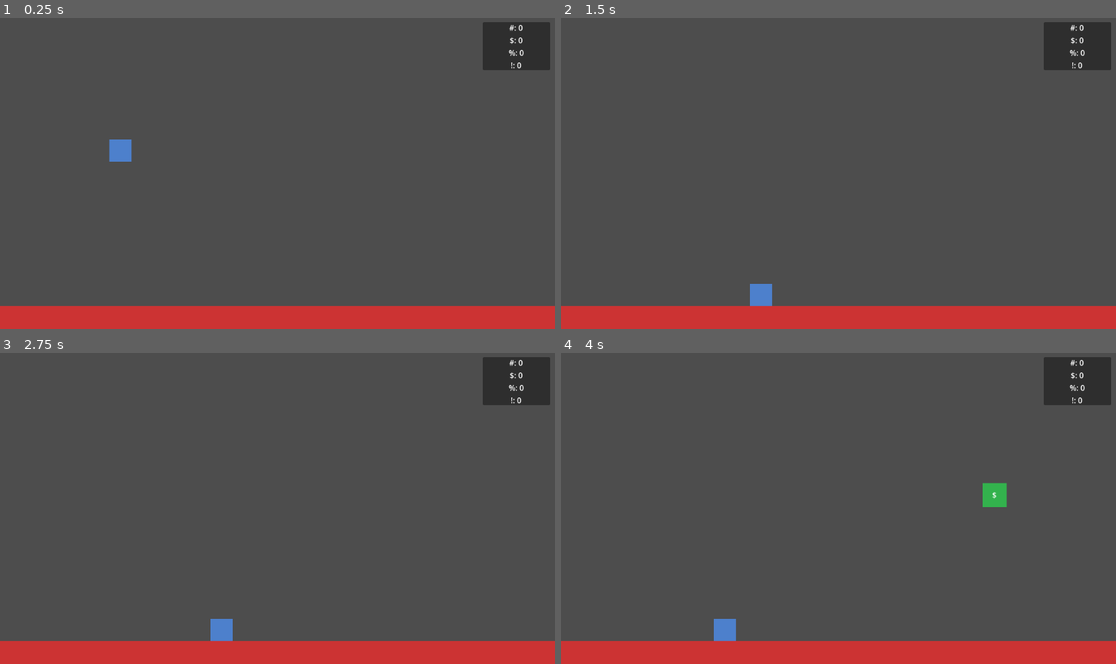
Above: before the commit, frames 1-4 (two rows, left to right).
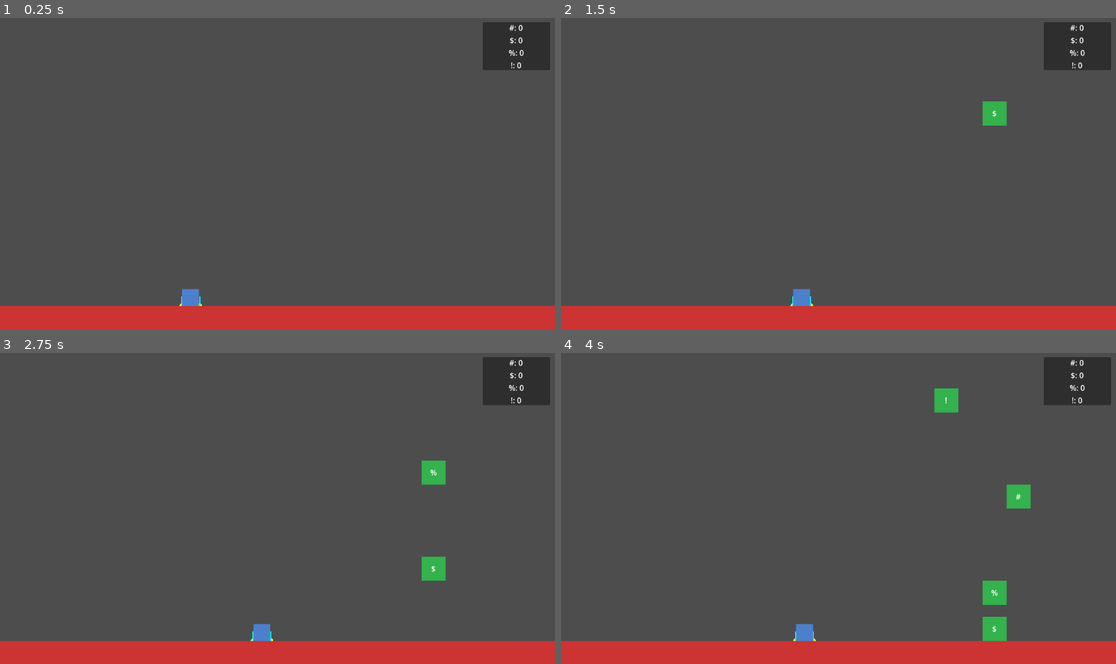
Above: after the commit, the same moments.

Repository: JustinLycklama/GodotVibeCode
Game: Godot game, scene res://scenes/main.tscn
Two runs of this game, one before a commit and one after it. Both use one fixed random seed, a clock stepped at 60 frames per second and the inputs below.
Inputs (mouse positions are in pixels of both pictures, inside the frame that each line leads up to):
- Up to frame 1 (0.25 s): no input
- Up to frame 2 (1.5 s): tap Enter (ui_accept) at 0.5, 0.77 s; move the mouse to (960, 157) at 0.52 s; hold Right (ui_right) 0.53-1.28 s; click (960, 157) at 0.67 s; move the mouse to (727, 189) at 1.27 s; hold Left (ui_left) from 1.28 s (still down)
- Up to frame 3 (2.75 s): tap Enter (ui_accept) at 1.52 s; move the mouse to (333, 440) at 2.02 s; release Left (ui_left) at 2.03 s; hold Right (ui_right) from 2.03 s (still down)
- Up to frame 4 (4 s): move the mouse to (810, 570) at 2.77 s; release Right (ui_right) at 2.78 s; hold Up (ui_up) 2.78-3.53 s; click (810, 570) at 2.92 s; tap Enter (ui_accept) at 3.02, 3.77 s; move the mouse to (1005, 555) at 3.52 s; hold Left (ui_left) from 3.53 s (still down)

The runs differ from the first frame. In frame 1, 0.5% of the frame differs, in the area x 19-37%, y 39-93%; in frame 2, 0.8%; in frame 3, 1.2%; in frame 4, 2.2%, in the area x 27-85%, y 11-93%.

Commit message:
restart with new attempt at raycasting to spider walk

Diff:
--- a/scenes/main.tscn
+++ b/scenes/main.tscn
@@ -5,7 +5,7 @@
 [ext_resource type="Script" path="res://scripts/resource_ui.gd" id="3_resource_ui"]
 
 [sub_resource type="RectangleShape2D" id="RectangleShape2D_player"]
-size = Vector2(46, 46)
+size = Vector2(35, 35)
 
 [sub_resource type="RectangleShape2D" id="RectangleShape2D_ground"]
 size = Vector2(1600, 50)
@@ -13,18 +13,29 @@
 [node name="Main" type="Node2D"]
 
 [node name="Player" type="CharacterBody2D" parent="."]
-position = Vector2(250, 250)
+position = Vector2(392, 574)
 script = ExtResource("1_box")
+speed = 150.0
+snap_angle_threshold = 1.0
 
 [node name="ColorRect" type="ColorRect" parent="Player"]
-offset_left = -23.0
-offset_top = -23.0
-offset_right = 23.0
-offset_bottom = 23.0
+offset_left = -17.5
+offset_top = -17.5
+offset_right = 17.5
+offset_bottom = 17.5
 color = Color(0.3, 0.5, 0.8, 1)
+metadata/_edit_use_anchors_ = true
 
 [node name="CollisionShape2D" type="CollisionShape2D" parent="Player"]
 shape = SubResource("RectangleShape2D_player")
+
+[node name="LeftRay" type="RayCast2D" parent="Player"]
+position = Vector2(-6, 0)
+target_position = Vector2(-19, 28)
+
+[node name="RightRay" type="RayCast2D" parent="Player"]
+position = Vector2(15, 9)
+target_position = Vector2(9, 18)
 
 [node name="Ground" type="StaticBody2D" parent="."]
 position = Vector2(800, 625)
@@ -41,7 +52,7 @@
 
 [node name="BlockSpawner" parent="." instance=ExtResource("2_spawner")]
 position = Vector2(900, 100)
-spawn_interval = 3.0
+spawn_interval = 1.0
 
 [node name="ResourceUI" type="CanvasLayer" parent="."]
 script = ExtResource("3_resource_ui")
--- a/scripts/box_controller.gd
+++ b/scripts/box_controller.gd
@@ -1,48 +1,195 @@
 extends CharacterBody2D
 
 @export var speed: float = 300.0
-@export var gravity: float = 800.0
-@export var jump_velocity: float = -400.0
+@export var surface_follow_speed: float = 25.0  # Smoothing for position
+@export var rotation_speed: float = 25.0  # Smoothing for rotation
+@export var snap_angle_threshold: float = 0.3  # Snap instantly if angle difference > this (radians, ~17 degrees)
+@export var debug_draw: bool = true  # Toggle debug visualization
+
+# Raycast references
+@onready var left_ray: RayCast2D = $LeftRay
+@onready var right_ray: RayCast2D = $RightRay
+@onready var collision_shape: CollisionShape2D = $CollisionShape2D
+
+# Player size (computed from collision shape)
+var player_half_size: Vector2
+var hover_height: float  # Distance from surface to player center
 
 # Block pickup system
 var held_block: StaticBody2D = null
-const HELD_BLOCK_OFFSET := Vector2(0, -50)  # Block appears above player's head
+var held_block_offset: Vector2  # Computed based on player size
 
 
 func _ready() -> void:
 	add_to_group("player")
 
+	# Get player size from collision shape
+	var shape = collision_shape.shape as RectangleShape2D
+	player_half_size = shape.size / 2.0
+	hover_height = player_half_size.y
+	held_block_offset = Vector2(0, -(player_half_size.y + 30))  # Block above player's head
+
+
+func _draw() -> void:
+	if not debug_draw:
+		return
+
+	# Draw left ray
+	var left_start = left_ray.position
+	var left_end = left_ray.position + left_ray.target_position
+	var left_color = Color.GREEN if left_ray.is_colliding() else Color.RED
+	draw_line(left_start, left_end, left_color, 2.0)
+
+	# Draw hit point for left ray
+	if left_ray.is_colliding():
+		var hit_local = to_local(left_ray.get_collision_point())
+		draw_circle(hit_local, 5, Color.YELLOW)
+		# Draw normal
+		var normal = left_ray.get_collision_normal() * 20
+		draw_line(hit_local, hit_local + normal.rotated(-rotation), Color.CYAN, 2.0)
+
+	# Draw right ray
+	var right_start = right_ray.position
+	var right_end = right_ray.position + right_ray.target_position
+	var right_color = Color.GREEN if right_ray.is_colliding() else Color.RED
+	draw_line(right_start, right_end, right_color, 2.0)
+
+	# Draw hit point for right ray
+	if right_ray.is_colliding():
+		var hit_local = to_local(right_ray.get_collision_point())
+		draw_circle(hit_local, 5, Color.YELLOW)
+		# Draw normal
+		var normal = right_ray.get_collision_normal() * 20
+		draw_line(hit_local, hit_local + normal.rotated(-rotation), Color.CYAN, 2.0)
+
+
+func _process(_delta: float) -> void:
+	if debug_draw:
+		queue_redraw()
+
 
 func _physics_process(delta: float) -> void:
-	# Apply gravity
-	velocity.y += gravity * delta
-
-	# Jump when on floor
-	if is_on_floor() and Input.is_action_just_pressed("ui_up"):
-		velocity.y = jump_velocity
-
-	# Horizontal movement
+	# Get horizontal input direction
 	var direction := 0.0
 	if Input.is_action_pressed("ui_right"):
 		direction += 1
 	if Input.is_action_pressed("ui_left"):
 		direction -= 1
 
-	velocity.x = direction * speed
+	# Check raycast collisions
+	var left_hit := left_ray.is_colliding()
+	var right_hit := right_ray.is_colliding()
+
+	if left_hit and right_hit:
+		# Both rays hit - follow surface (handles corners naturally via averaged normal)
+		var left_normal = left_ray.get_collision_normal()
+		var right_normal = right_ray.get_collision_normal()
+
+		# Check if normals differ significantly (corner transition)
+		var normal_dot = left_normal.dot(right_normal)
+		var is_corner = normal_dot < 0.7  # ~45 degrees difference
+
+		# For corners, weight toward the direction of movement
+		var avg_normal: Vector2
+		var avg_point: Vector2
+		if is_corner and direction != 0:
+			# Weight toward the leading ray (the one in direction of movement)
+			var leading_ray = right_ray if direction > 0 else left_ray
+			var trailing_ray = left_ray if direction > 0 else right_ray
+			var leading_normal = leading_ray.get_collision_normal()
+			var trailing_normal = trailing_ray.get_collision_normal()
+
+			# Blend 70% toward leading surface for smoother corner transition
+			avg_normal = (trailing_normal * 0.3 + leading_normal * 0.7).normalized()
+			avg_point = trailing_ray.get_collision_point().lerp(leading_ray.get_collision_point(), 0.7)
+		else:
+			avg_point = (left_ray.get_collision_point() + right_ray.get_collision_point()) / 2
+			avg_normal = (left_normal + right_normal).normalized()
+
+		# Position player above the surface
+		var target_pos = avg_point + avg_normal * hover_height
+
+		# Use faster interpolation for corners, or snap if very different
+		var pos_lerp_speed = surface_follow_speed * 2.0 if is_corner else surface_follow_speed
+		var pos_distance = global_position.distance_to(target_pos)
+		if is_corner and pos_distance > 10.0:
+			# Snap position for large differences during corners
+			global_position = target_pos
+		else:
+			global_position = global_position.lerp(target_pos, pos_lerp_speed * delta)
+
+		# Rotate to match surface normal - snap for large angles
+		var target_rotation = avg_normal.angle() + PI / 2
+		var angle_diff = abs(angle_difference(rotation, target_rotation))
+		if angle_diff > snap_angle_threshold:
+			# Snap instantly for large angle changes (corners)
+			rotation = target_rotation
+		else:
+			rotation = lerp_angle(rotation, target_rotation, rotation_speed * delta)
+
+		# Apply movement along the surface tangent
+		var tangent = Vector2(-avg_normal.y, avg_normal.x)
+		velocity = tangent * direction * speed
+
+	elif left_hit != right_hit:
+		# One ray hit - determine if edge (block) or corner approach (allow)
+		var hit_ray = left_ray if left_hit else right_ray
+		var hit_normal = hit_ray.get_collision_normal()
+
+		# Get player's current "up" direction
+		var player_up = Vector2.UP.rotated(rotation)
+
+		# Check if the hit surface is significantly different from current orientation
+		# This indicates a corner transition rather than an edge
+		var surface_alignment = hit_normal.dot(player_up)
+		var is_corner_approach = surface_alignment < 0.7  # Surface is angled away from player up
+
+		# Determine if this is the leading ray (in direction of movement) hitting
+		var is_leading_ray_hit = (direction > 0 and right_hit) or (direction < 0 and left_hit)
+
+		# Block movement only if leading ray misses (walking off edge)
+		# Allow movement if trailing ray misses (transitioning onto new surface)
+		if not is_leading_ray_hit and direction != 0:
+			direction = 0  # Block - would walk off edge
+
+		# Follow the hit surface - snap for corners
+		var target_pos = hit_ray.get_collision_point() + hit_normal * hover_height
+		var pos_distance = global_position.distance_to(target_pos)
+		if is_corner_approach and pos_distance > 10.0:
+			global_position = target_pos
+		else:
+			var lerp_speed = surface_follow_speed * 2.0 if is_corner_approach else surface_follow_speed
+			global_position = global_position.lerp(target_pos, lerp_speed * delta)
+
+		# Rotate toward the hit surface - snap for large angles
+		var target_rotation = hit_normal.angle() + PI / 2
+		var angle_diff = abs(angle_difference(rotation, target_rotation))
+		if angle_diff > snap_angle_threshold:
+			rotation = target_rotation
+		else:
+			rotation = lerp_angle(rotation, target_rotation, rotation_speed * delta)
+
+		# Move along the surface tangent
+		var tangent = Vector2(-hit_normal.y, hit_normal.x)
+		velocity = tangent * direction * speed
+
+	else:
+		# No ground detected - stay in place, don't allow movement
+		velocity = Vector2.ZERO
 
 	move_and_slide()
 
 	# Push any overlapping falling blocks up out of the way
 	_push_overlapping_blocks_up()
 
-	# Update held block position to follow player
+	# Update held block position to follow player (accounting for rotation)
 	if held_block and is_instance_valid(held_block):
-		held_block.global_position = global_position + HELD_BLOCK_OFFSET
+		var rotated_offset = held_block_offset.rotated(rotation)
+		held_block.global_position = global_position + rotated_offset
 
 
 func _push_overlapping_blocks_up() -> void:
-	const PLAYER_HALF := 23.0
-	const BLOCK_HALF := 25.0
+	var block_half := MatchManager.BLOCK_SIZE / 2.0
 
 	# Check all registered blocks for overlap
 	for block in MatchManager.blocks:
@@ -53,22 +200,22 @@
 			continue
 
 		# Check for overlap using AABB
-		var player_left: float = global_position.x - PLAYER_HALF
-		var player_right: float = global_position.x + PLAYER_HALF
-		var player_top: float = global_position.y - PLAYER_HALF
-		var player_bottom: float = global_position.y + PLAYER_HALF
-
-		var block_left: float = block.global_position.x - BLOCK_HALF
-		var block_right: float = block.global_position.x + BLOCK_HALF
-		var block_top: float = block.global_position.y - BLOCK_HALF
-		var block_bottom: float = block.global_position.y + BLOCK_HALF
+		var player_left: float = global_position.x - player_half_size.x
+		var player_right: float = global_position.x + player_half_size.x
+		var player_top: float = global_position.y - player_half_size.y
+		var player_bottom: float = global_position.y + player_half_size.y
+
+		var block_left: float = block.global_position.x - block_half
+		var block_right: float = block.global_position.x + block_half
+		var block_top: float = block.global_position.y - block_half
+		var block_bottom: float = block.global_position.y + block_half
 
 		var x_overlap: bool = player_left < block_right and player_right > block_left
 		var y_overlap: bool = player_top < block_bottom and player_bottom > block_top
 
 		if x_overlap and y_overlap:
 			# Push the block up so its bottom is at player's top
-			block.global_position.y = player_top - BLOCK_HALF
+			block.global_position.y = player_top - block_half
 
 
 func _input(event: InputEvent) -> void:
@@ -85,8 +232,7 @@
 	var col: int = grid_pos.x
 
 	# Find the topmost block in this column that's at or below our feet
-	# Player's feet are at global_position.y + 25 (half player height)
-	var feet_y := global_position.y + 25
+	var feet_y := global_position.y + player_half_size.y
 	var feet_grid_pos := MatchManager.world_to_grid(Vector2(global_position.x, feet_y))
 	var target_row: int = feet_grid_pos.y
 
Not shown, changed: .claude/settings.local.json
